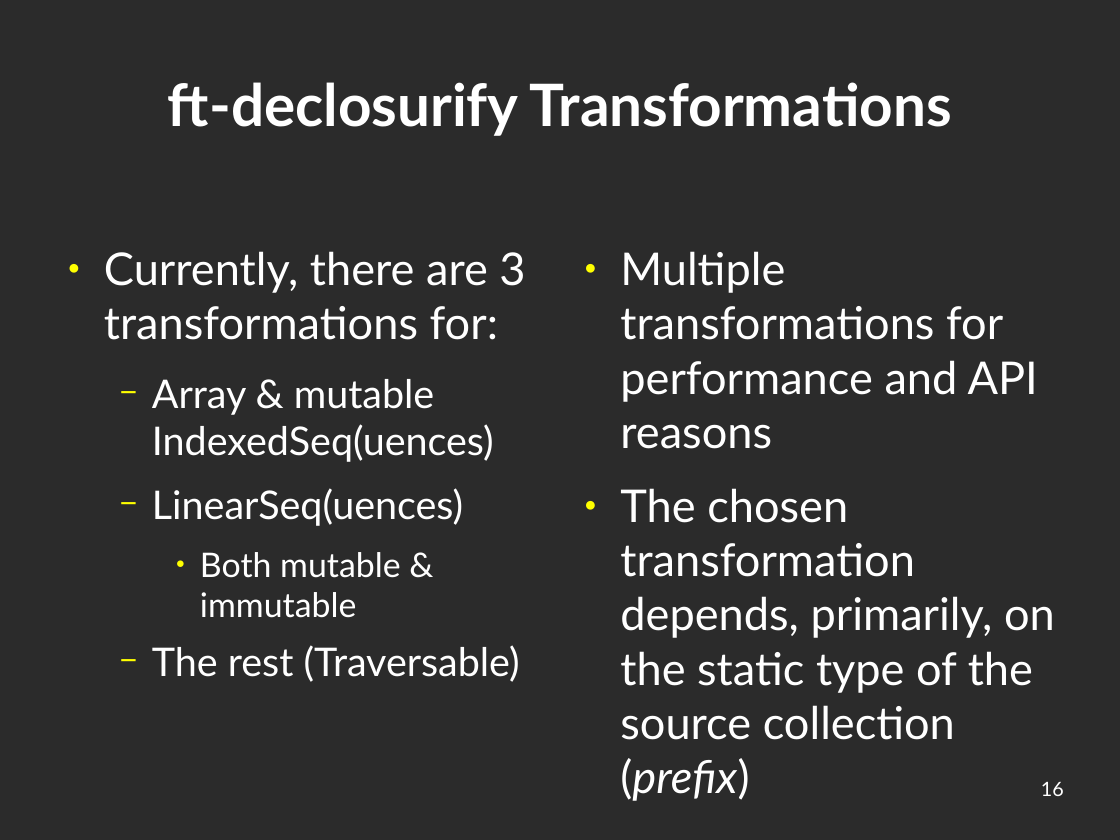
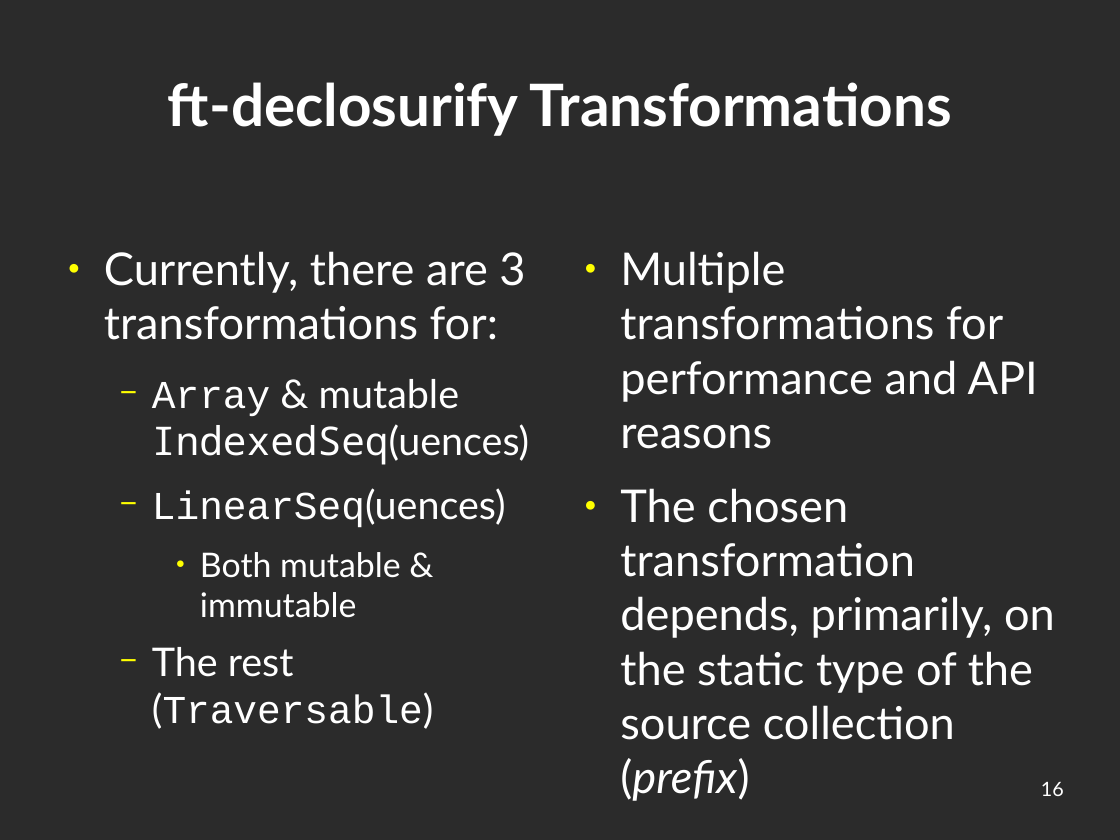
Before and after one commit to geo-kollias/msc-thesis-tex, a slide deck: slide 16 of geokollias_msc_thesis_pres.odp. Drawn at 1120x840 pixels with LibreOffice and Linux fonts; fonts in the diff are those of the drawing; background and template pictures are left out; a plain dark background stands for a picture behind light text. Boxes give left, top, right and bottom in pixels: in the first picture for what was removed or moved away, otherwise in the second. Text is boxed around its words. In the diff, an @@ line names an element or a change of style, - is before the commit and + after.

```diff
--- a/geokollias_msc_thesis_pres.odp
+++ b/geokollias_msc_thesis_pres.odp
@@ text at <box>152,379,529,729</box>: font Lato to Courier New in "Array", "LinearSeq(uences)", "(Traversable)"; font Lato to Noto Sans Mono in "IndexedSeq(uences)" @@
```
Also in this commit, not shown: 7 other slides changed.
